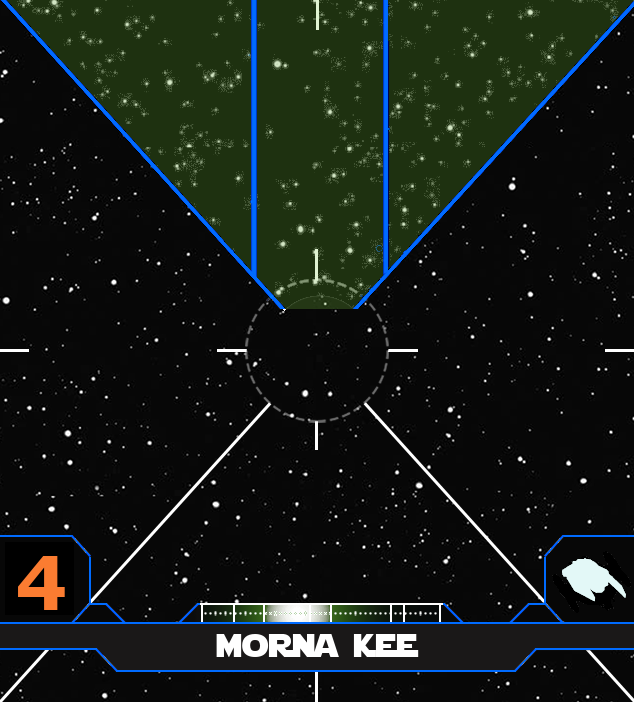
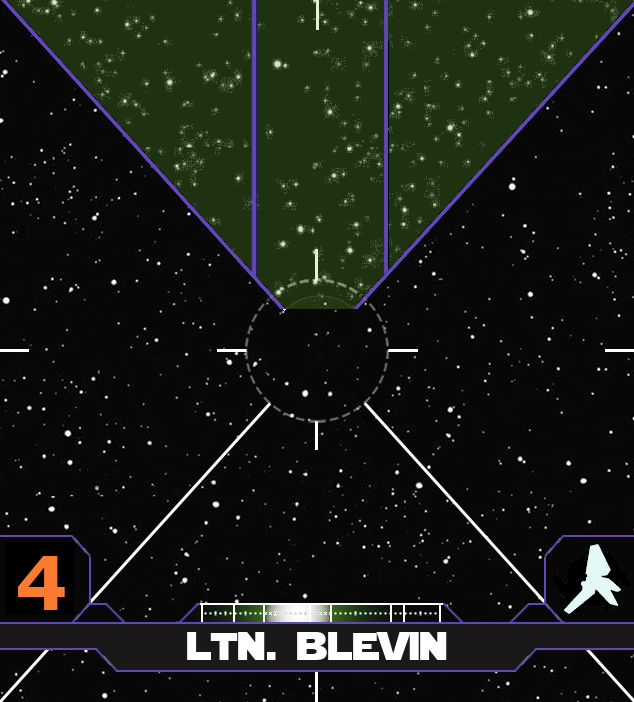
Two versions of the same layered image (634px x 702px). Layer-by-layer changes:
painted on "Pilot Name" over [187, 632, 447, 660]
hid "Decimator" over [562, 558, 626, 602]
showed "LambdaShut" over [564, 544, 621, 614]
hid group "republicc" (10 layers) over [0, 0, 634, 673]
showed group "First Order" (5 layers) over [0, 0, 634, 673]
